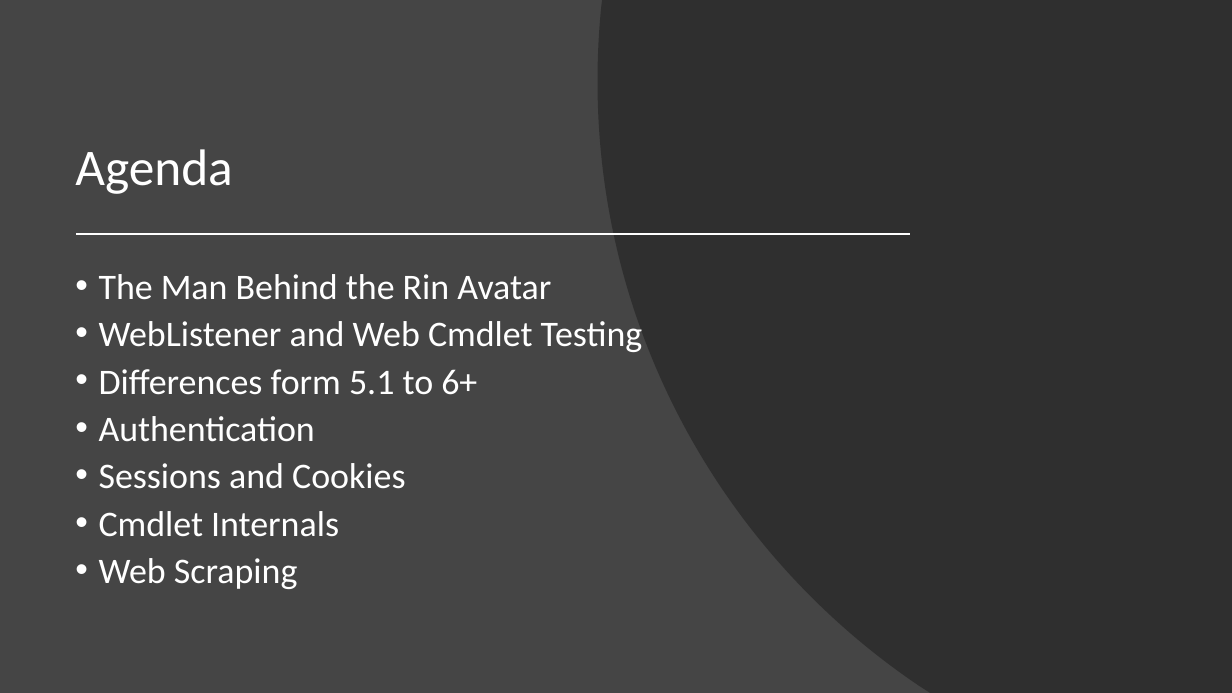
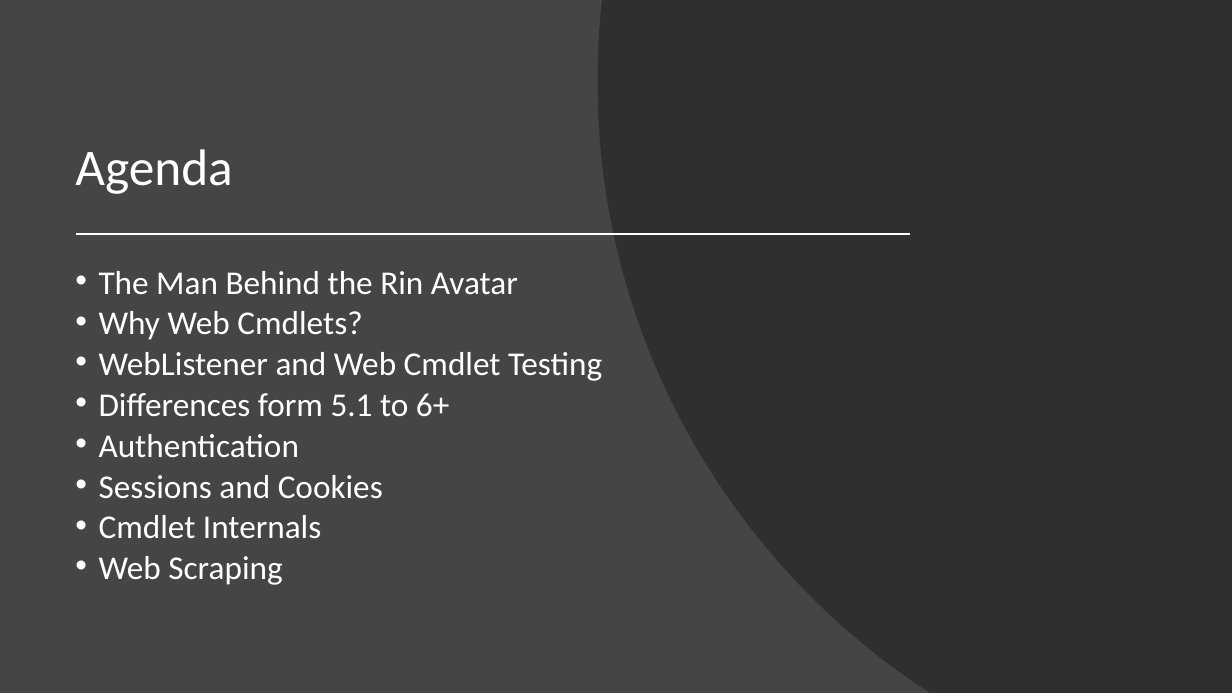
Before and after one commit to markekraus/Deep-Web-Web-Cmdlets-Presentation, a slide deck: slide 9 of Deep Web - Web Cmdlets Deep Dive.pptx. Drawn at 1232x693 pixels with LibreOffice and Linux fonts; fonts in the diff are those of the drawing; background and template pictures are left out. Boxes give left, top, right and bottom in pixels: in the first picture for what was removed or moved away, otherwise in the second. Text is boxed around its words. In the diff, an @@ line names an element or a change of style, - is before the commit and + after.

```diff
--- a/Deep Web - Web Cmdlets Deep Dive.pptx
+++ b/Deep Web - Web Cmdlets Deep Dive.pptx
@@ text at bbox=[99, 271, 602, 585]: size 28 to 25.9 pt; line spacing 0.8 to 0.7 @@
@@ text at bbox=[99, 311, 362, 340]: paragraph added @@
+• Why Web Cmdlets?
```
Also in this commit, not shown: 2 slides added.
